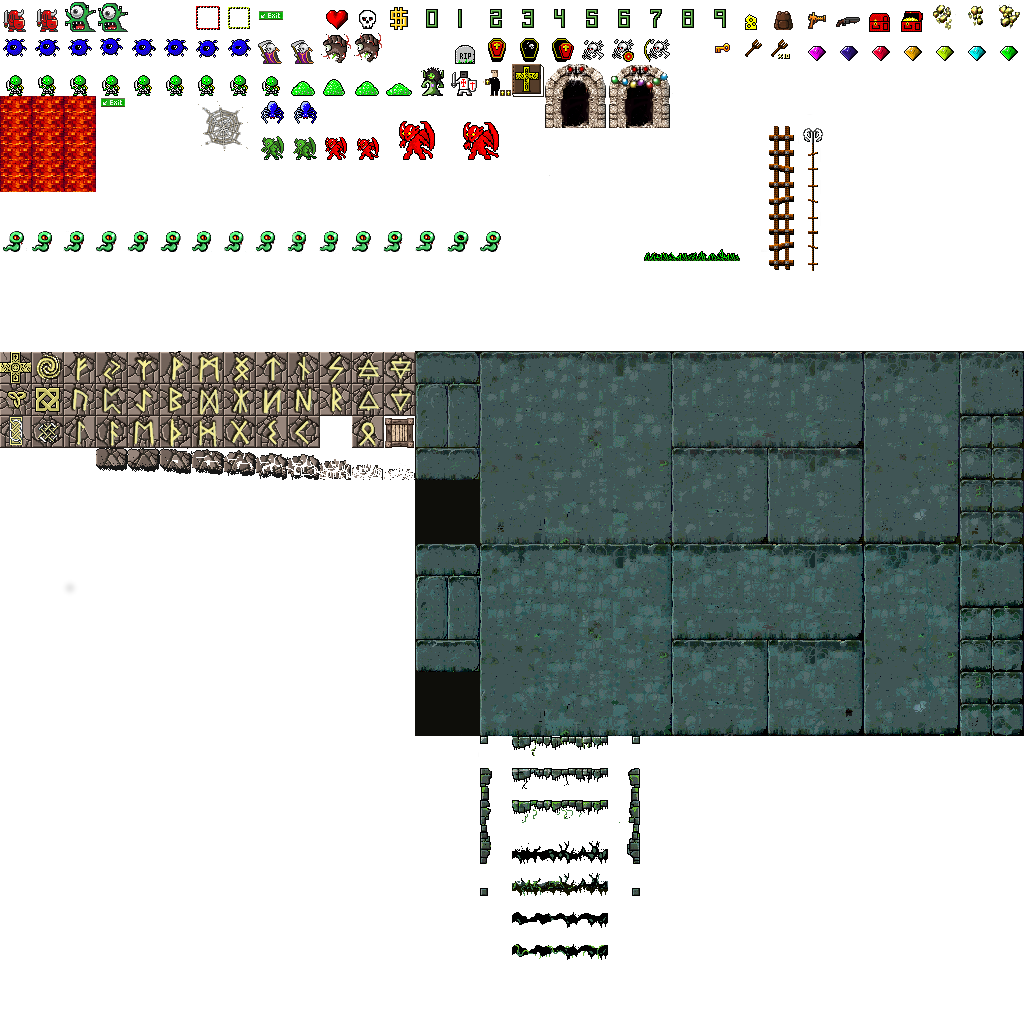
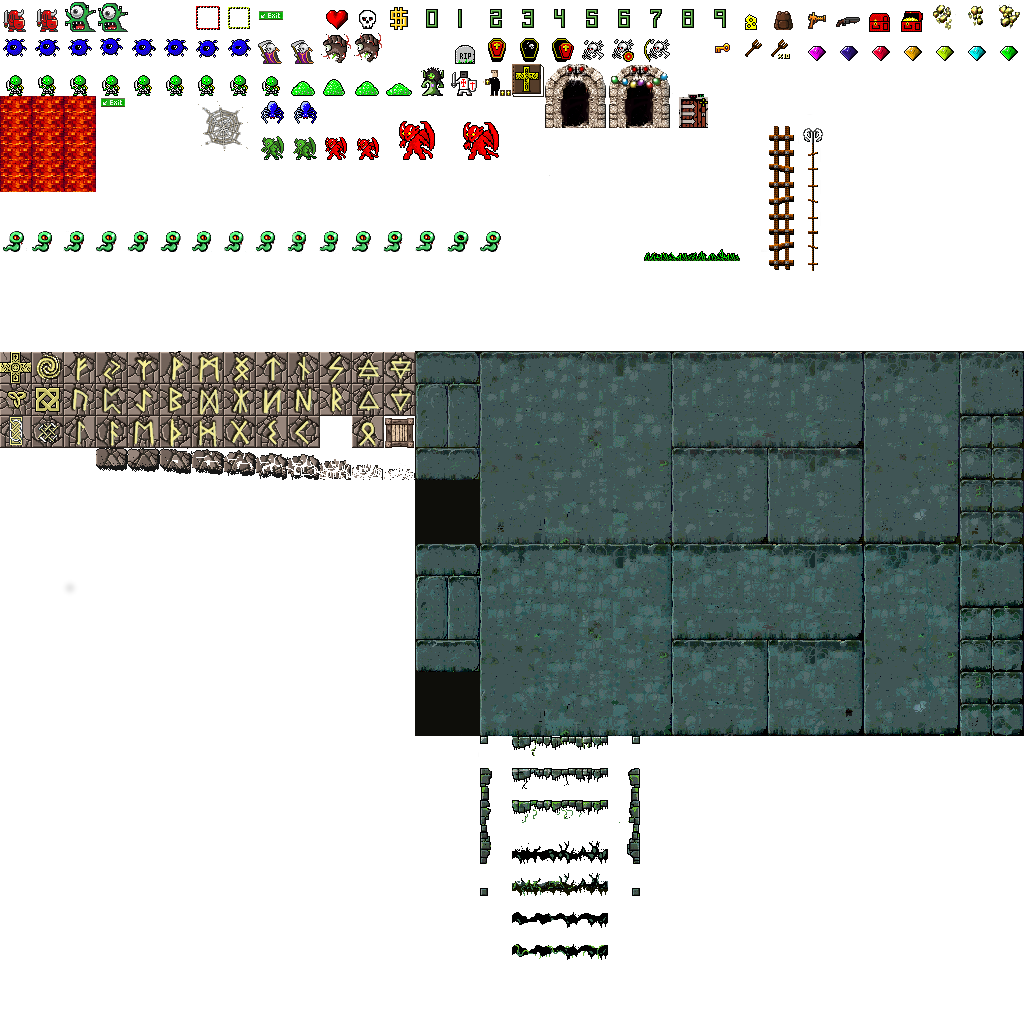
The second 1024 x 1024 image is a revision of the first. Changes to its layers:
painted on "r" over [679, 94, 708, 128]
